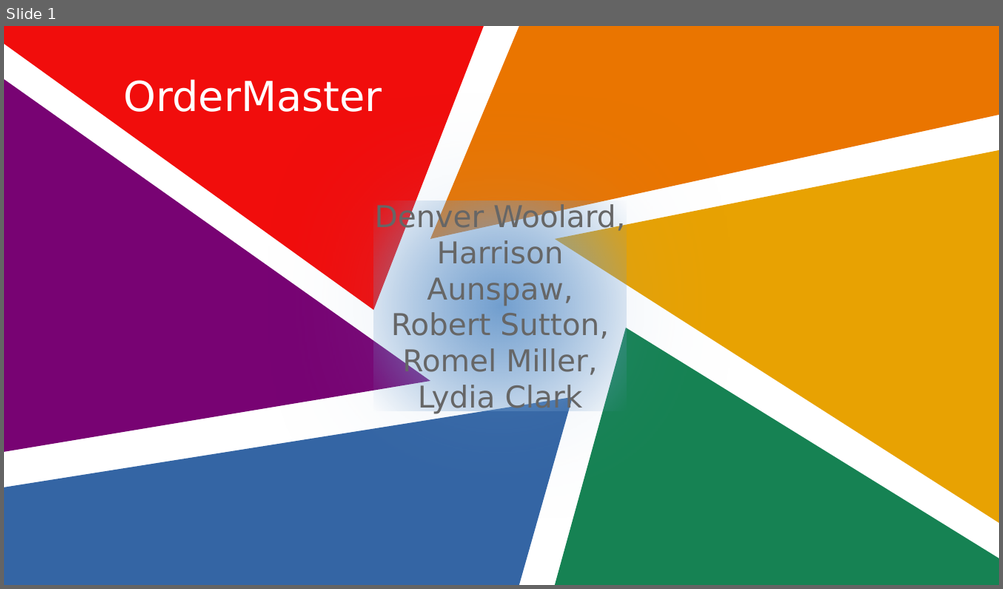
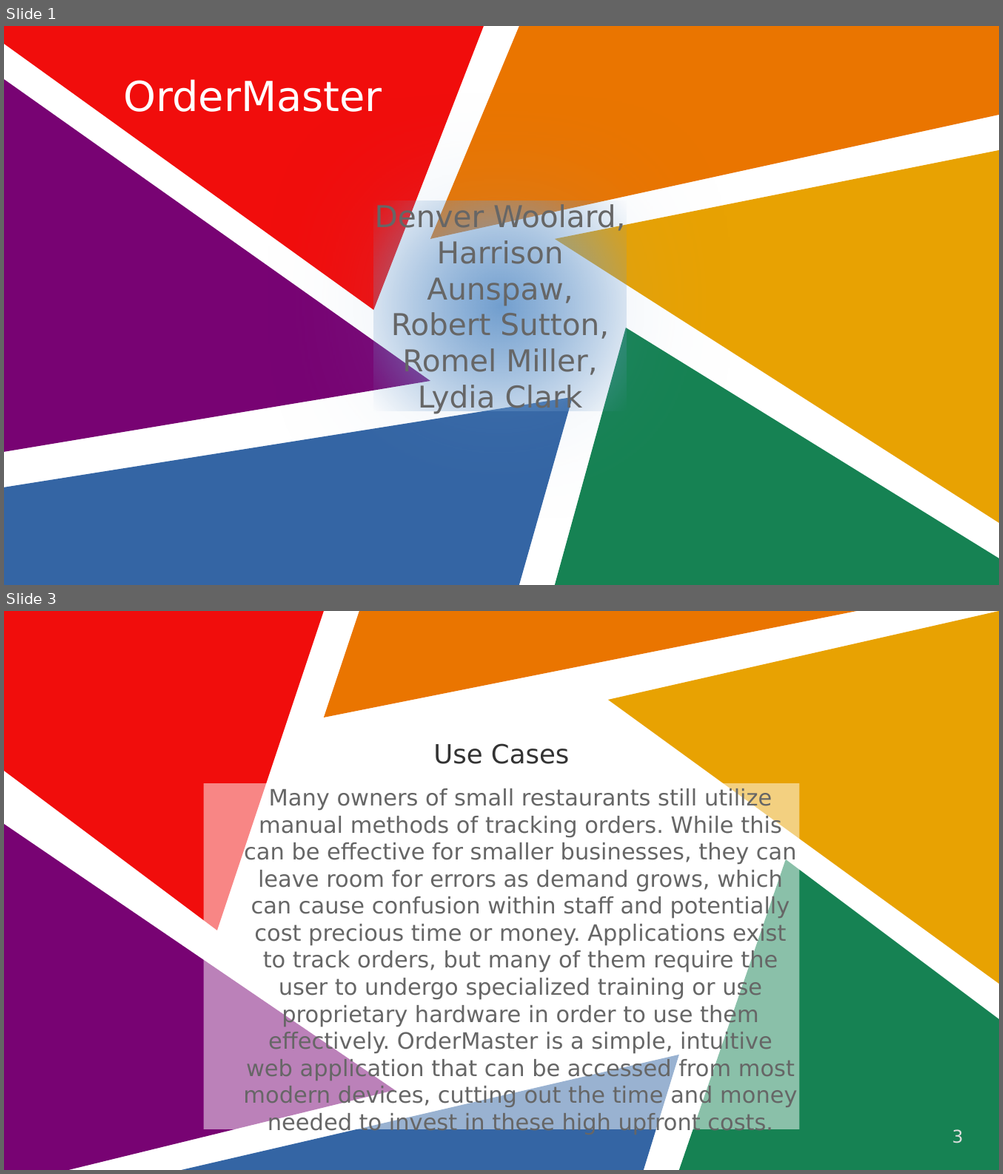
Before and after one commit to WSU-kduncan/cs3900-restaurantorders, a slide deck: Untitled 1.pptx. Shown one above the other, each under a label of ours: slide 1 before the commit, slides 1 and 3 after it; the slides between them are not shown. The pictures are 1003x589 and 1003x1174 pixels, drawn with LibreOffice and Linux fonts; fonts in the diff are those of the drawing. Boxes give left, top, right and bottom in pixels: in the first picture for what was removed or moved away, otherwise in the second. Text is boxed around its words. In the diff, an @@ line names an element or a change of style, - is before the commit and + after.

Commit message:
new page for user goals

```diff
--- a/Untitled 1.pptx
+++ b/Untitled 1.pptx
@@ slide 3 added at [4, 611, 999, 1170], background #FFFFFF @@
@@ freeform shape added at [4, 611, 324, 931], fill #F10D0C @@
@@ freeform shape added at [324, 611, 857, 718], fill #EA7500 @@
@@ freeform shape added at [608, 611, 999, 984], fill #E8A202 @@
@@ title added at [433, 743, 569, 764], 21 pt, text #333333 @@
+Use Cases
@@ text added at [204, 783, 799, 1130], fill #FFFFFF at 50% opacity, 18 pt, text #666666 @@
+Many owners of small restaurants still utilize manual methods of tracking orders. While this can be effective for smaller businesses, they can leave room for errors as demand grows, which can cause confusion within staff and potentially cost precious time or money. Applications exist to track orders, but many of them require the user to undergo specialized training or use proprietary hardware in order to use them effectively. OrderMaster is a simple, intuitive web application that can be accessed from most modern devices, cutting out the time and money needed to invest in these high upfront costs.
@@ freeform shape added at [4, 824, 395, 1170], fill #780373 @@
@@ freeform shape added at [679, 860, 999, 1170], fill #168253 @@
@@ freeform shape added at [182, 1055, 679, 1170], fill #3465A4 @@
@@ page number added at [952, 1130, 963, 1144], 14 pt, text #DDDDDD @@
+3
```
Also in this commit, not shown: 1 slide changed, 4 other files.
